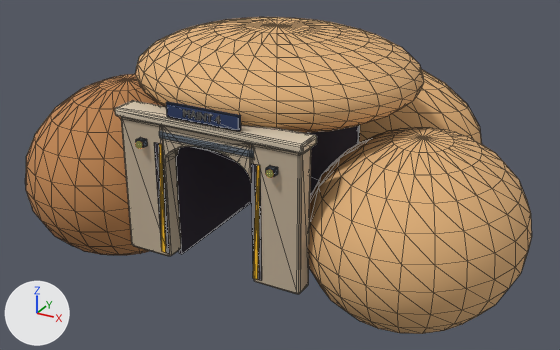
A saved change to the glTF model art/models/dune_tunnel.glb.
The view is the same before and after, from a 50 mm lens placed at (21.2, -31.2, 18.9), pointed at (-0.4, 8.0, -0.7). Every picture has the same lights, and +X, +Y and +Z are marked at lower left. The picture after the commit comes second. Mesh edges are drawn as thin lines. Vertices at exactly the same position are counted once.

Objects in the first picture: 'Tunnel'.
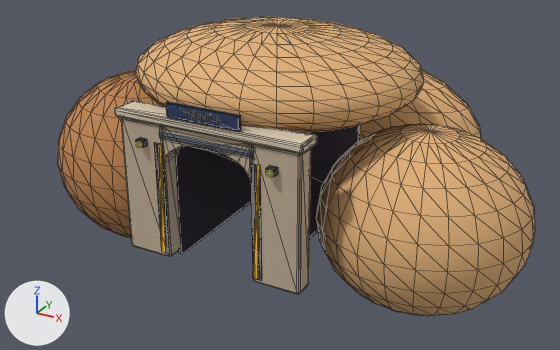
Changed parts and their boxes (x1, y1, x2, y2) in the pictures (560 x 350 px; the box of a moved part takes in the faces that stretch with it):
'Tunnel', reshaped
    before: (25, 17, 532, 334)
    after: (58, 17, 535, 316)
part 1 of me_tunnel, moved or reshaped
    before: (308, 127, 532, 334)
    after: (316, 124, 535, 316)
part 2 of me_tunnel, moved or reshaped
    before: (25, 74, 163, 255)
    after: (58, 70, 163, 238)

What changed in the scene script:
```text
Change me_tunnel:
    used by ob_tunnel; location = (0.0, 0.0, 0.0)
    remove me_tunnel.from_pydata(...)  # 1942 vertices, 3772 faces; spans x -15.5..15.5, y -2.5..21.0, z -6.5..9.0
    add me_tunnel.from_pydata(...)  # 1942 vertices, 3772 faces; spans x -15.5..15.5, y -1.1..21.0, z -6.5..9.0
    me_tunnel part 1: the loose piece of 266 vertices spanning x 3.5..15.5, y -1.5..12.5, z -5.9..4.5 is scaled about its middle by (1, 0.829, 1), then moved by (0.0, 1.1, 0.0)
    me_tunnel part 2: the loose piece of 266 vertices spanning x -15.5..-3.5, y -2.5..12.5, z -6.2..5.0 is scaled about its middle by (1, 0.773, 1), then moved by (0.0, 1.6, 0.0)
```
